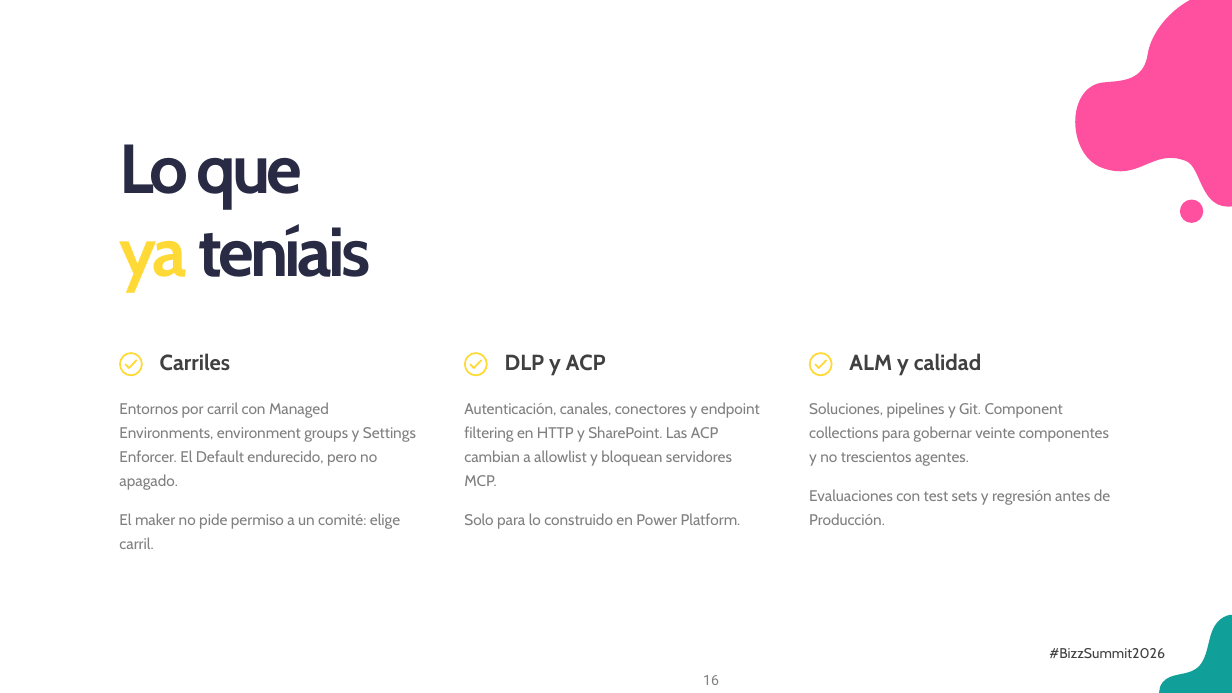
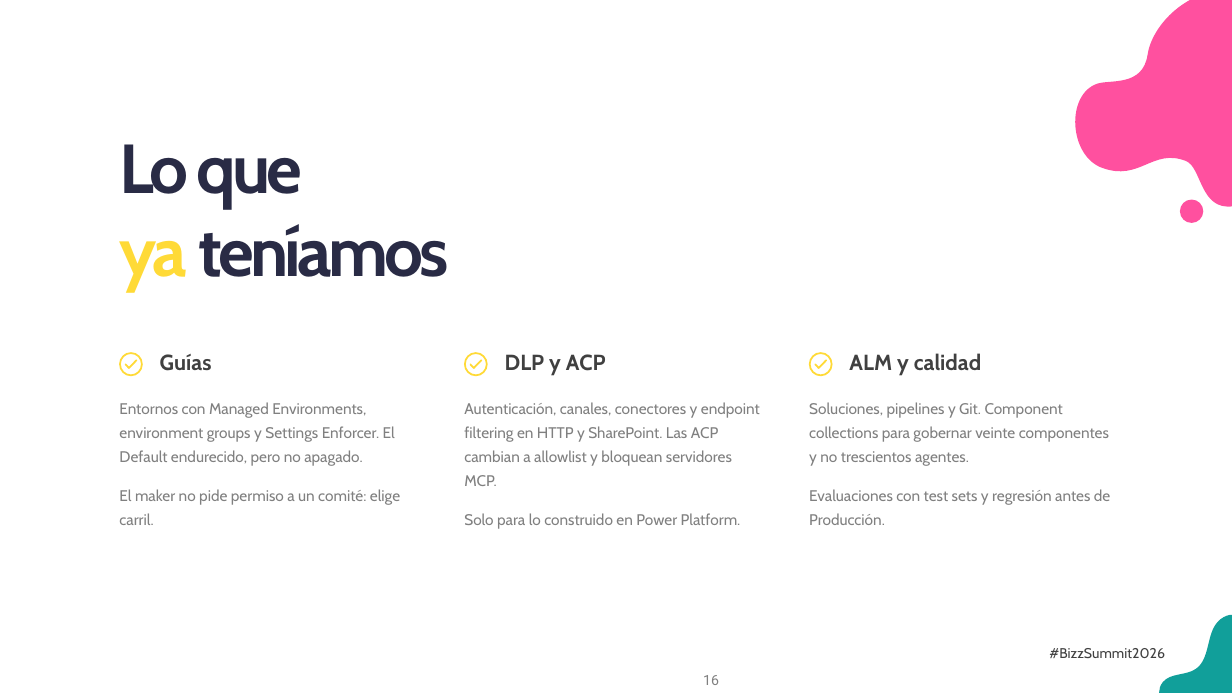
Before and after one commit to antoniosql/materiales-sesiones, a slide deck: slide 16 of BizzSummit/2026/01_trabajo/BizzSummit2026_De_la_jungla_al_control_plane.pptx. Drawn at 1232x693 pixels with LibreOffice and Linux fonts; fonts in the diff are those of the drawing; background and template pictures are left out. Boxes give left, top, right and bottom in pixels: in the first picture for what was removed or moved away, otherwise in the second. Text is boxed around its words. In the diff, an @@ line names an element or a change of style, - is before the commit and + after.

Commit message:
ppt

```diff
--- a/BizzSummit/2026/01_trabajo/BizzSummit2026_De_la_jungla_al_control_plane.pptx
+++ b/BizzSummit/2026/01_trabajo/BizzSummit2026_De_la_jungla_al_control_plane.pptx
@@ text at (119,224,449,292): text changed @@
-ya teníais
+ya teníamos
@@ text at (160,354,212,371): text changed @@
-Carriles
+Guías
@@ text at (119,402,395,466): text changed @@
-Entornos por carril con Managed Environments, environment groups y Settings Enforcer. El Default endurecido, pero no apagado.
+Entornos con Managed Environments, environment groups y Settings Enforcer. El Default endurecido, pero no apagado.
```
Also in this commit, not shown: 7 other slides changed.
